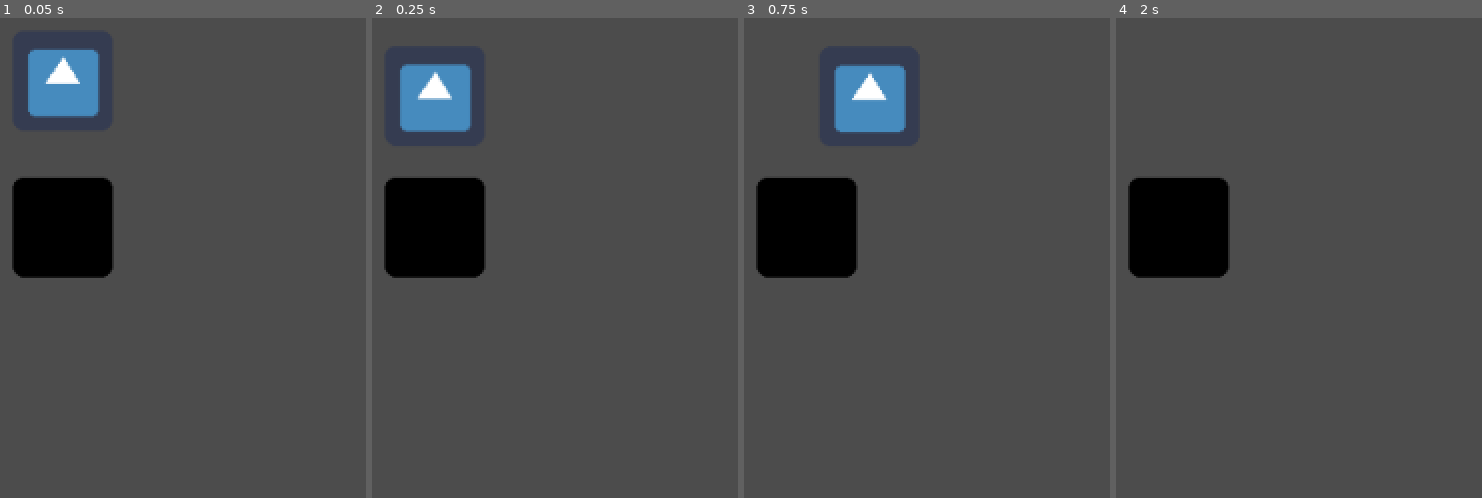
Above: before the commit, frames 1-4 (left to right).
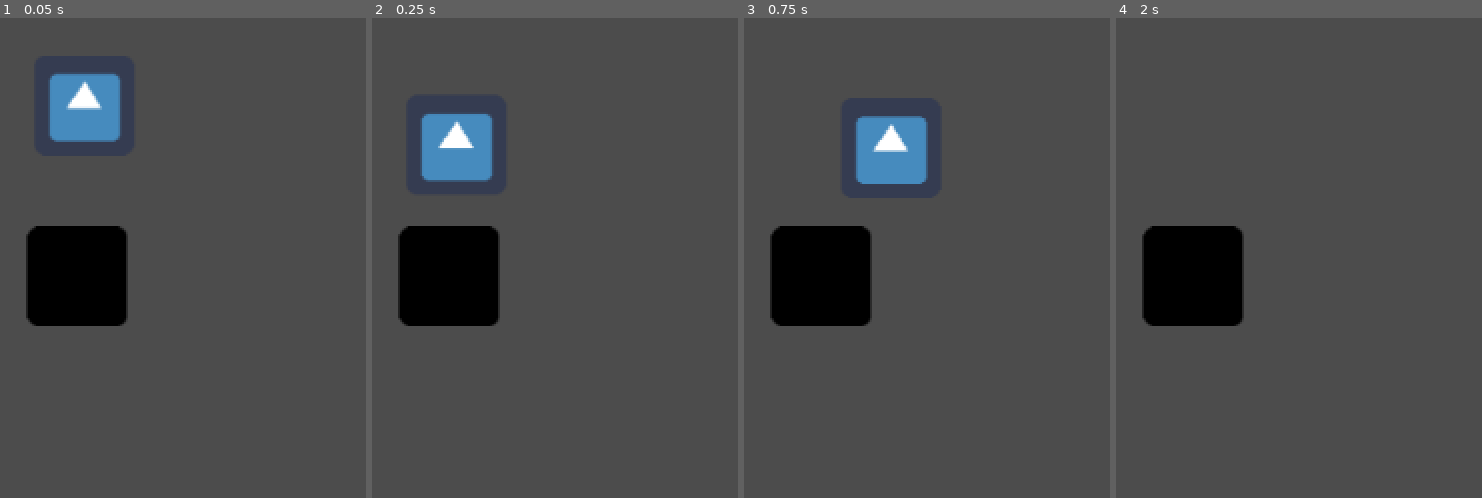
Above: after the commit, the same moments.

Repository: 01101-kairo/game
Game: Godot game, scene res://scenes/word.tscn
Two runs of this game, one before a commit and one after it. Both use one fixed random seed, a clock stepped at 60 frames per second and the inputs below. Before the commit the project starts from res://cenas/word.tscn. The engine's default icon, where the game draws it, is replaced by a stand-in: a white triangle on a blue panel in a dark square.
Inputs:
- Up to frame 1 (0.05 s): no input
- Up to frame 2 (0.25 s): no input
- Up to frame 3 (0.75 s): tap Enter at 0.5 s; hold Right (ui_right) from 0.53 s (still down)
- Up to frame 4 (2 s): keep holding Right (ui_right); tap Up (ui_up) at 0.77, 1.52 s

The runs differ from the first frame. In frame 1, 10% of the frame differs, in the area x 3-35%, y 6-65%; in frame 2, 11%; in frame 3, 11%, in the area x 3-51%, y 9-65%; in frame 4, 6.5%.

Commit message:
que os jogosa comecem

Diff:
--- a/project.godot
+++ b/project.godot
@@ -16,7 +16,7 @@
 [application]
 
 config/name="Game"
-run/main_scene="res://cenas/word.tscn"
+run/main_scene="res://scenes/word.tscn"
 config/icon="res://icon.png"
 
 [rendering]
--- /dev/null
+++ b/scenes/word.tscn
@@ -0,0 +1,41 @@
+[gd_scene load_steps=5 format=2]
+
+[ext_resource path="res://scripy/player.gd" type="Script" id=1]
+[ext_resource path="res://img/icon.png" type="Texture" id=2]
+
+[sub_resource type="CapsuleShape2D" id=1]
+radius = 32.1688
+height = 45.373
+
+[sub_resource type="RectangleShape2D" id=2]
+extents = Vector2( 32.6849, 29.5164 )
+
+[node name="word" type="Node2D"]
+
+[node name="player" type="KinematicBody2D" parent="."]
+position = Vector2( 546.639, 302.668 )
+script = ExtResource( 1 )
+__meta__ = {
+"_edit_group_": true
+}
+
+[node name="Sprite" type="Sprite" parent="player"]
+texture = ExtResource( 2 )
+
+[node name="CollisionShape2D" type="CollisionShape2D" parent="player"]
+shape = SubResource( 1 )
+
+[node name="Node2D" type="Node2D" parent="."]
+
+[node name="StaticBody2D2" type="StaticBody2D" parent="Node2D"]
+position = Vector2( 542.429, 414.458 )
+__meta__ = {
+"_edit_group_": true
+}
+
+[node name="Sprite" type="Sprite" parent="Node2D/StaticBody2D2"]
+modulate = Color( 0, 0, 0, 1 )
+texture = ExtResource( 2 )
+
+[node name="CollisionShape2D" type="CollisionShape2D" parent="Node2D/StaticBody2D2"]
+shape = SubResource( 2 )
